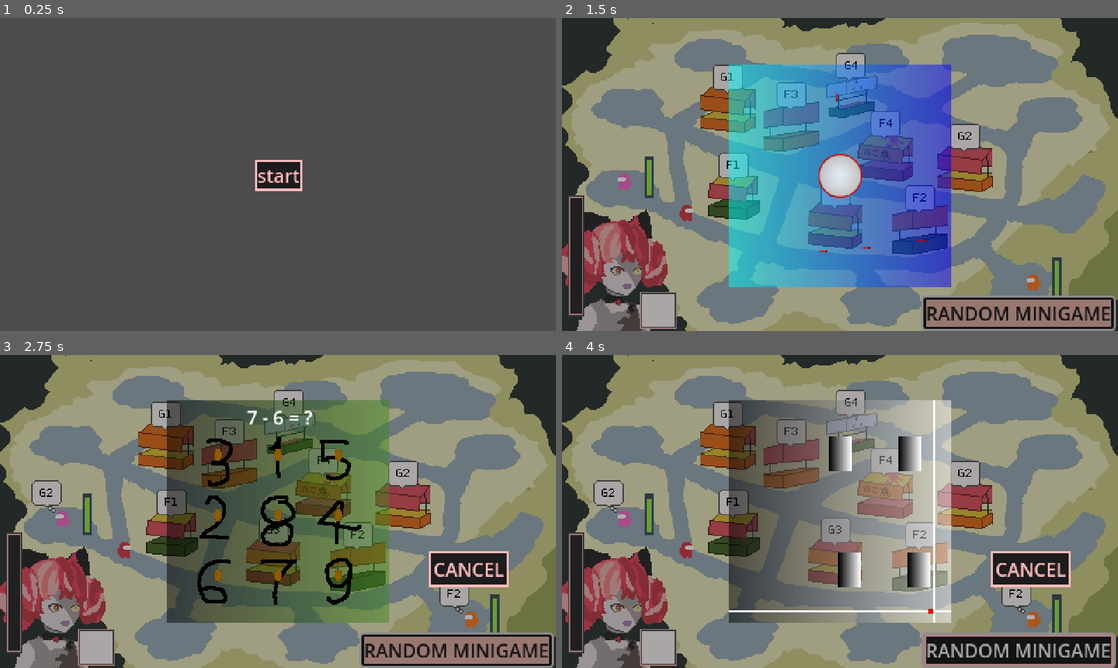
Above: before the commit, frames 1-4 (two rows, left to right).
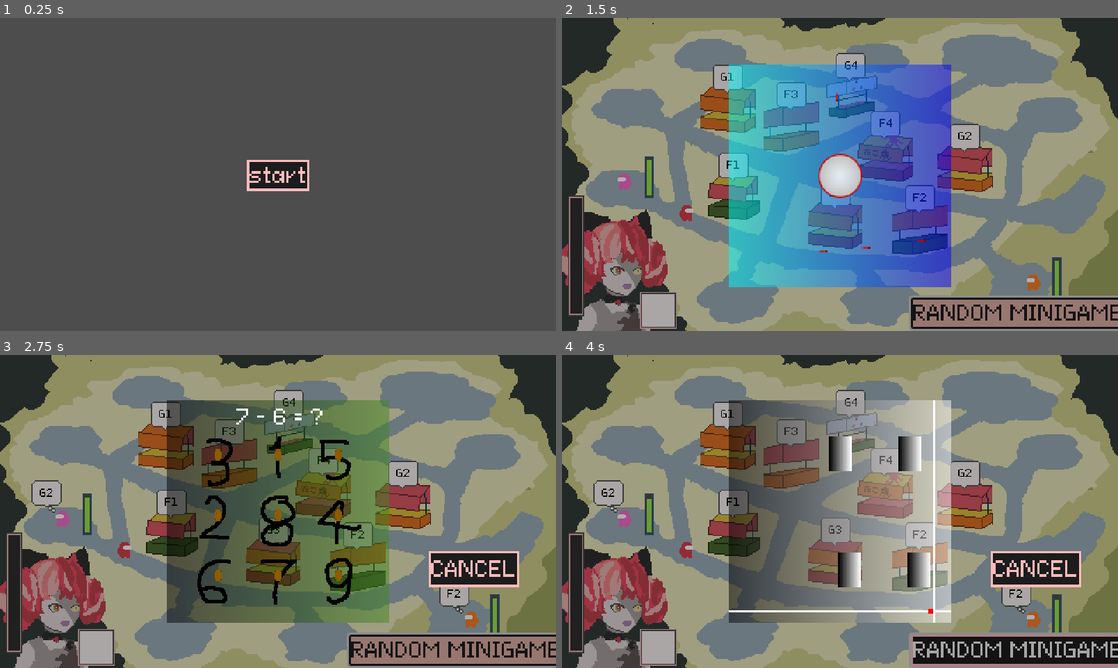
Above: after the commit, the same moments.

Repository: laxeminute/ollie-endless-date
Game: Godot game, scene res://src/interface/title_screen.tscn
The game is run twice, just before and just after one commit, with the same random seed, the same clock (stepped at 60 frames per second) and the same inputs.
Inputs (mouse positions are in pixels of both pictures, inside the frame that each line leads up to):
- Up to frame 1 (0.25 s): no input
- Up to frame 2 (1.5 s): click "start" at 0.5 s; click "RANDOM MINIGAME" at 1.25 s
- Up to frame 3 (2.75 s): click "RANDOM MINIGAME" at 2 s
- Up to frame 4 (4 s): click "RANDOM MINIGAME" at 2.75 s; move the mouse to (840, 511) at 3.52 s; click (840, 511) at 3.67 s

The runs differ from the first frame. In frame 1, 0.5% of the frame differs, in the area x 44-56%, y 45-56%; in frame 2, 1.4%; in frame 3, 2.3%, in the area x 42-100%, y 17-100%; in frame 4, 2.0%.

Commit message:
Import PixeloidSans font and set as default

Diff:
--- a/src/interface/default_theme.tres
+++ b/src/interface/default_theme.tres
@@ -1,9 +1,12 @@
-[gd_resource type="Theme" load_steps=3 format=3 uid="uid://xf6en65v74ms"]
+[gd_resource type="Theme" load_steps=4 format=3 uid="uid://xf6en65v74ms"]
 
 [ext_resource type="StyleBox" uid="uid://6qlyttkgg32i" path="res://src/interface/highlighted_panel.tres" id="1_27ci4"]
 [ext_resource type="StyleBox" uid="uid://b0dt31w2beghj" path="res://src/interface/default_panel.tres" id="1_c4ass"]
+[ext_resource type="FontFile" uid="uid://dfog3btwmto0t" path="res://assets/font/PixeloidSans.otf" id="3_2ycch"]
 
 [resource]
+default_font = ExtResource("3_2ycch")
+default_font_size = 18
 Button/colors/font_color = Color(1, 0.733333, 0.733333, 1)
 Button/colors/font_hover_color = Color(0.109804, 0.109804, 0.109804, 1)
 Button/styles/hover = ExtResource("1_27ci4")
Binary file added: assets/font/PixeloidSans-Bold.otf
Not shown, added: assets/font/PixeloidSans-Bold.otf.import
Binary file added: assets/font/PixeloidSans.otf
Not shown, added: assets/font/PixeloidSans.otf.import
Not shown, changed: README.md
